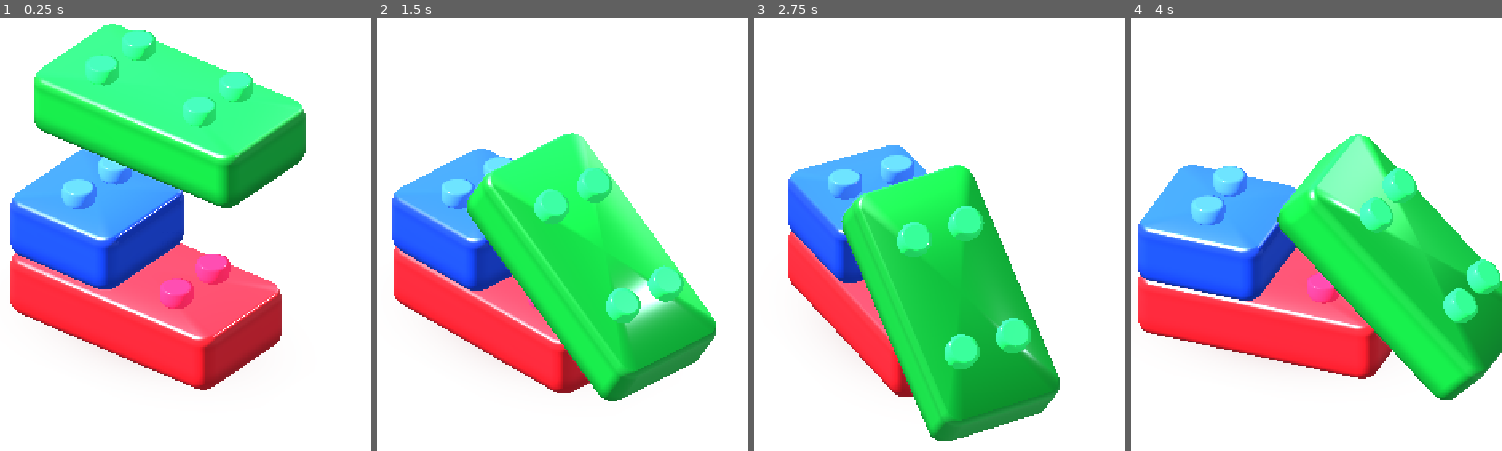
Above: before the commit, frames 1-4 (left to right).
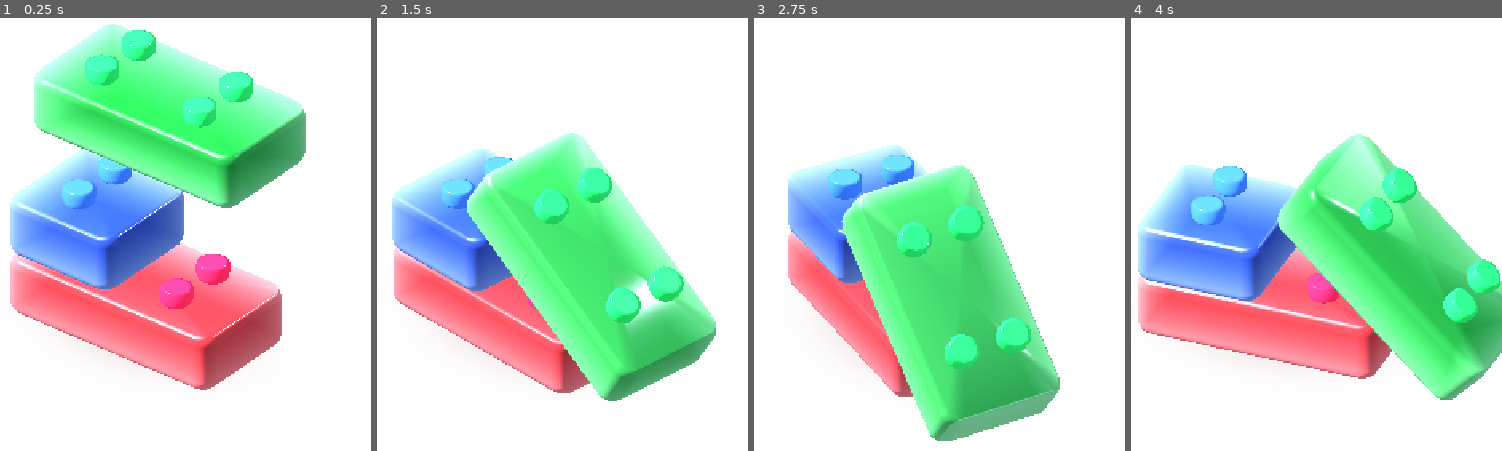
Above: after the commit, the same moments.

Repository: dbrckk/Jelly-bricks
Game: Godot game, scene res://prototypes/single_brick/physics_stack.tscn
The game is run twice, just before and just after one commit, with the same random seed, the same clock (stepped at 60 frames per second) and the same inputs. This scene is started directly instead of the project's main scene.
Inputs (mouse positions are in pixels of both pictures, inside the frame that each line leads up to):
- Up to frame 1 (0.25 s): no input
- Up to frame 2 (1.5 s): tap Enter at 0.5 s; move the mouse to (621, 186) at 0.52 s; click (621, 186) at 0.67 s; drag from (432, 269) to (499, 386) at 1.27 s
- Up to frame 3 (2.75 s): move the mouse to (943, 52) at 2.02 s; click (943, 52) at 2.17 s
- Up to frame 4 (4 s): drag from (1253, 386) to (1142, 108) at 2.77 s; move the mouse to (1412, 347) at 3.52 s; click (1412, 347) at 3.67 s

The runs differ from the first frame. In frame 1, 34% of the frame differs, in the area x 2-83%, y 1-86%; in frame 2, 30%; in frame 3, 28%; in frame 4, 32%.

Commit message:
feat(prototype): enable measured dye-depth optics only on physically simulated bricks

Diff:
--- a/native-godot/prototypes/single_brick/physics_stack.gd
+++ b/native-godot/prototypes/single_brick/physics_stack.gd
@@ -57,6 +57,12 @@
         visual.position = Vector3.ZERO
         visual.rotation = Vector3.ZERO
         visual.reparent(body, false)
+        # Dense paint on the deterministic demo stays untouched; only the
+        # physical scene uses analytical, path-length-colored gel.
+        paints[i].set_shader_parameter("bulk_optics", 0.88)
+        var clearcoat := visual.get_node("ThinOpticalClearcoat") as MeshInstance3D
+        var coat_material := clearcoat.material_override as ShaderMaterial
+        coat_material.set_shader_parameter("coat_strength", 0.34)
         body.body_entered.connect(_on_contact.bind(i))
         bodies.append(body)
 
